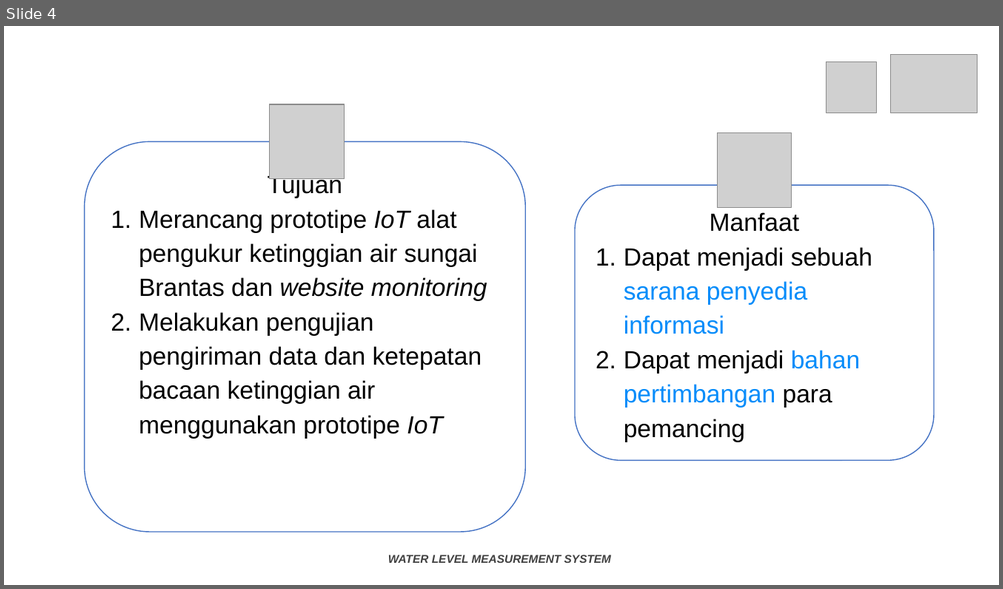
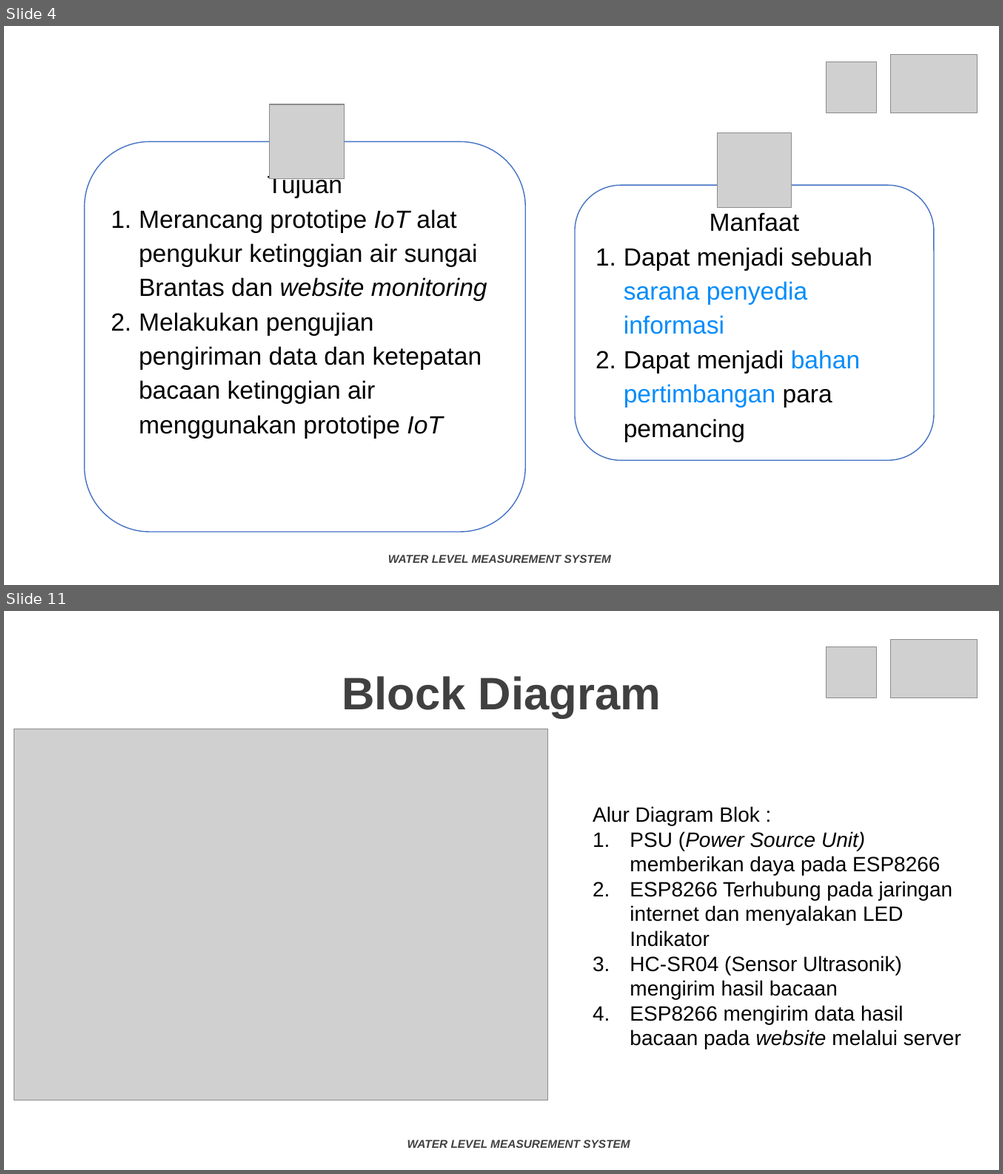
Before and after one commit to anandaricky01/tugas-akhir-doc, a slide deck: Tugas Akhir.pptx. Shown one above the other, each under a label of ours: slide 4 before the commit, slides 4 and 11 after it; the slides between them are not shown. The pictures are 1003x589 and 1003x1174 pixels, drawn with LibreOffice and Linux fonts; fonts in the diff are those of the drawing; grey boxes stand for pictures; background and template pictures are left out. Boxes give left, top, right and bottom in pixels: in the first picture for what was removed or moved away, otherwise in the second. Text is boxed around its words. In the diff, an @@ line names an element or a change of style, - is before the commit and + after.

```diff
--- a/Tugas Akhir.pptx
+++ b/Tugas Akhir.pptx
@@ slide 11 added at [4, 611, 999, 1170], background picture (left out) @@
@@ picture added at [825, 647, 876, 698] @@
@@ picture added at [891, 639, 978, 698] @@
@@ title added at [341, 676, 660, 718], 44 pt, text #404040, bold @@
+Block Diagram
@@ picture added at [14, 729, 548, 1100] @@
@@ text added at [592, 806, 961, 1050], 20 pt, text #000000 @@
+  Alur Diagram Blok :
+  1. PSU (Power Source Unit) memberikan daya pada ESP8266
+  2. ESP8266 Terhubung pada jaringan internet dan menyalakan LED Indikator
+  3. HC-SR04 (Sensor Ultrasonik) mengirim hasil bacaan
+  4. ESP8266 mengirim data hasil bacaan pada website melalui server
@@ text added at [407, 1140, 629, 1148], 11 pt, text #404040, bold, italic @@
+WATER LEVEL MEASUREMENT SYSTEM
```
Also in this commit, not shown: 3 slides changed, 8 other slides added, 1 slide removed, 5 other files.
